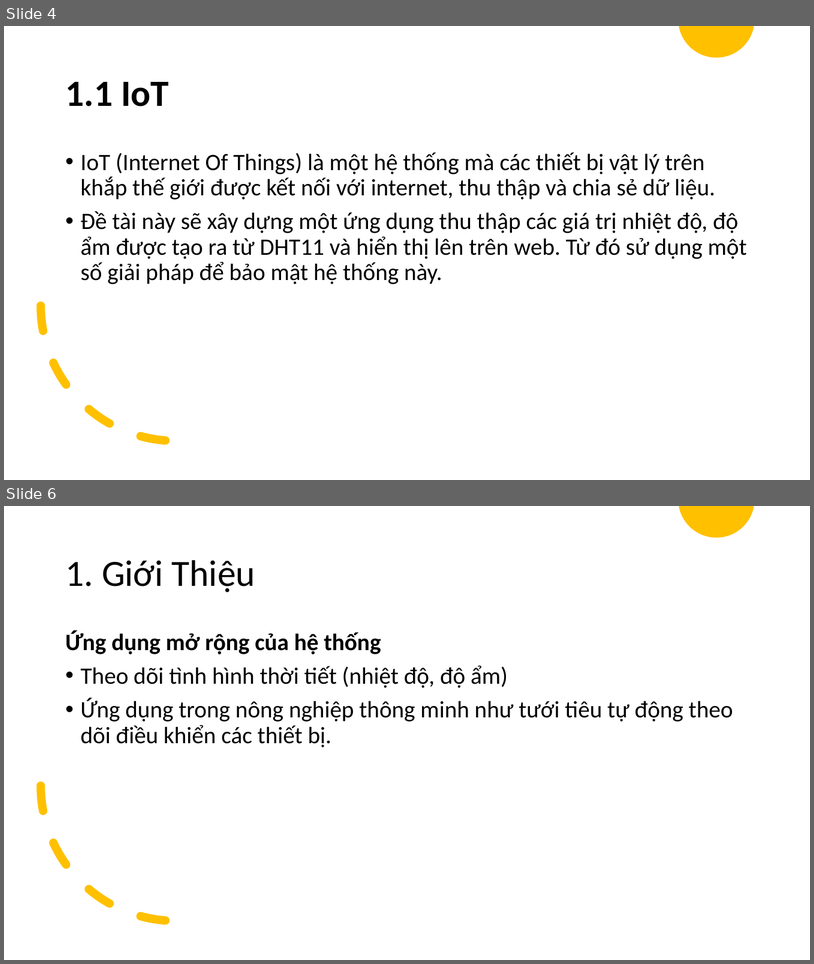
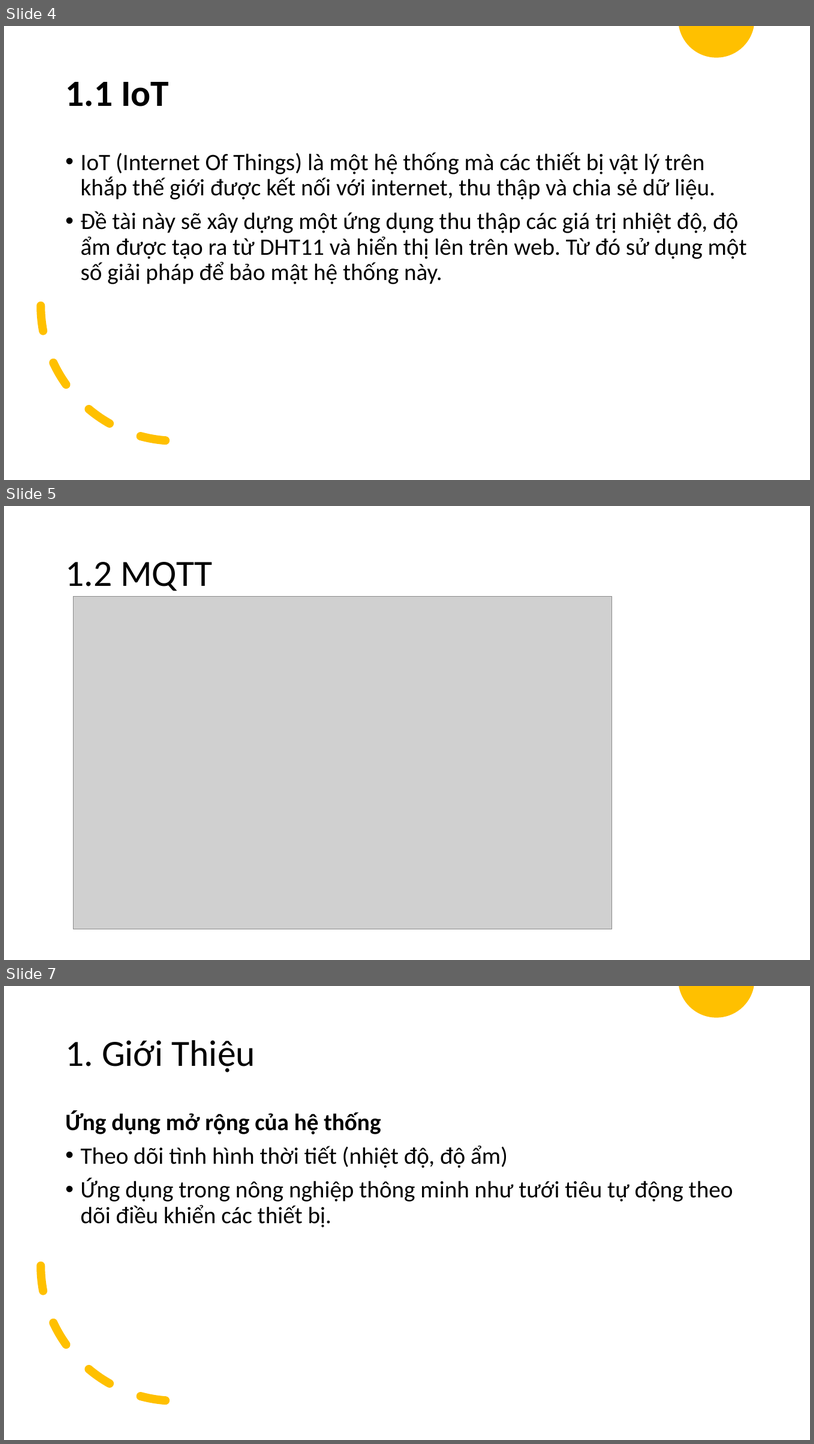
Before and after one commit to thaok61/Project3, a slide deck: Project3_present.pptx. Shown one above the other, each under a label of ours: slides 4 and 6 before the commit, slides 4, 5 and 7 after it; the slides between them are not shown. The pictures are 814x964 and 814x1444 pixels, drawn with LibreOffice and Linux fonts; fonts in the diff are those of the drawing; grey boxes stand for pictures. Boxes give left, top, right and bottom in pixels: in the first picture for what was removed or moved away, otherwise in the second. Text is boxed around its words. In the diff, an @@ line names an element or a change of style, - is before the commit and + after.

```diff
--- a/Project3_present.pptx
+++ b/Project3_present.pptx
@@ slide 5 added at (4,506,810,960), background #FFFFFF @@
@@ title added at (65,562,213,591), 44 pt, text #000000 @@
+1.2 MQTT
@@ picture added at (73,596,612,929) @@
@@ what was slide 6 is now slide 7 @@
```
Also in this commit, not shown: 2 slides changed, 4 other slides added, 1 slide removed, 31 other files.
